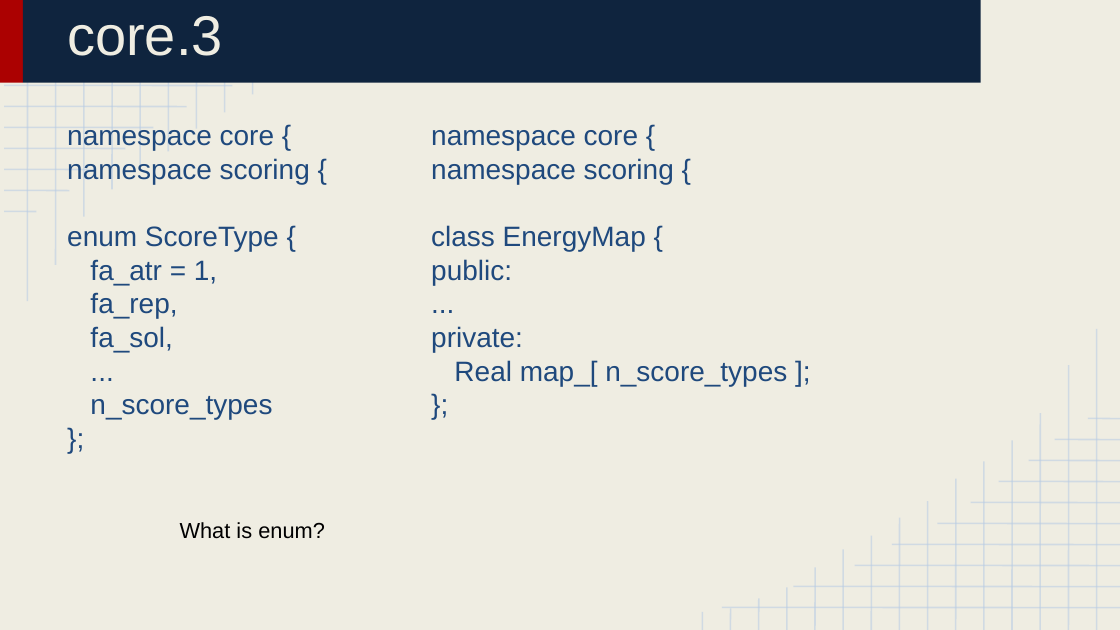
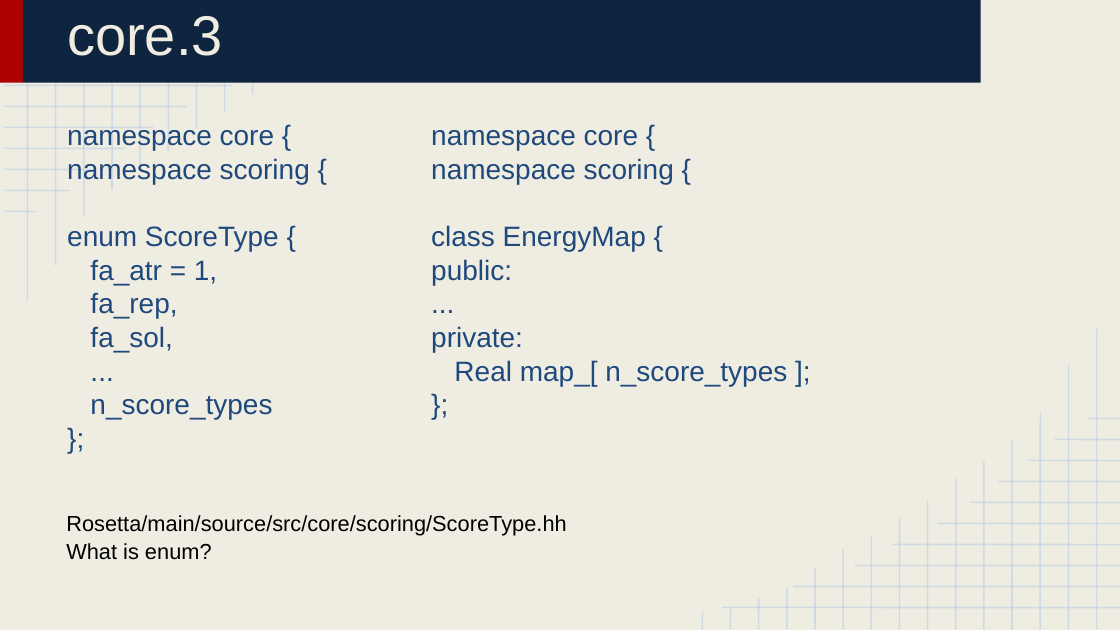
Before and after one commit to huabaiuw/prepare_bootcamp_2016_Aug, a slide deck: slide 15 of Lecture 4_ Library Structure 3.pptx (slide 10 before the commit). Drawn at 1120x630 pixels with LibreOffice and Linux fonts; fonts in the diff are those of the drawing. Boxes give left, top, right and bottom in pixels: in the first picture for what was removed or moved away, otherwise in the second. Text is boxed around its words. In the diff, an @@ line names an element or a change of style, - is before the commit and + after.

```diff
--- a/Lecture 4_ Library Structure 3.pptx
+++ b/Lecture 4_ Library Structure 3.pptx
@@ text "What is enum?": place and size @@
-text "What is enum?" at [180, 522, 325, 539]
+text "What is enum?" at [66, 543, 212, 560]
@@ text added at [66, 515, 566, 536], 14 pt, text #000000 @@
+Rosetta/main/source/src/core/scoring/ScoreType.hh
```
Also in this commit, not shown: 7 other slides changed, 6 slides added, 1 slide removed, 3 other files.
